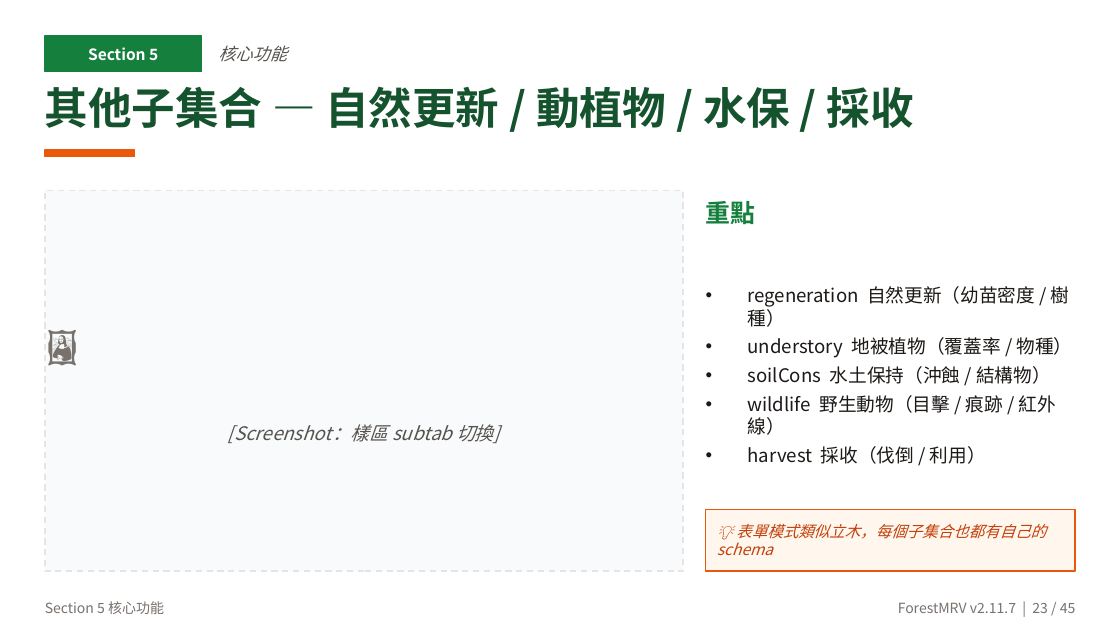
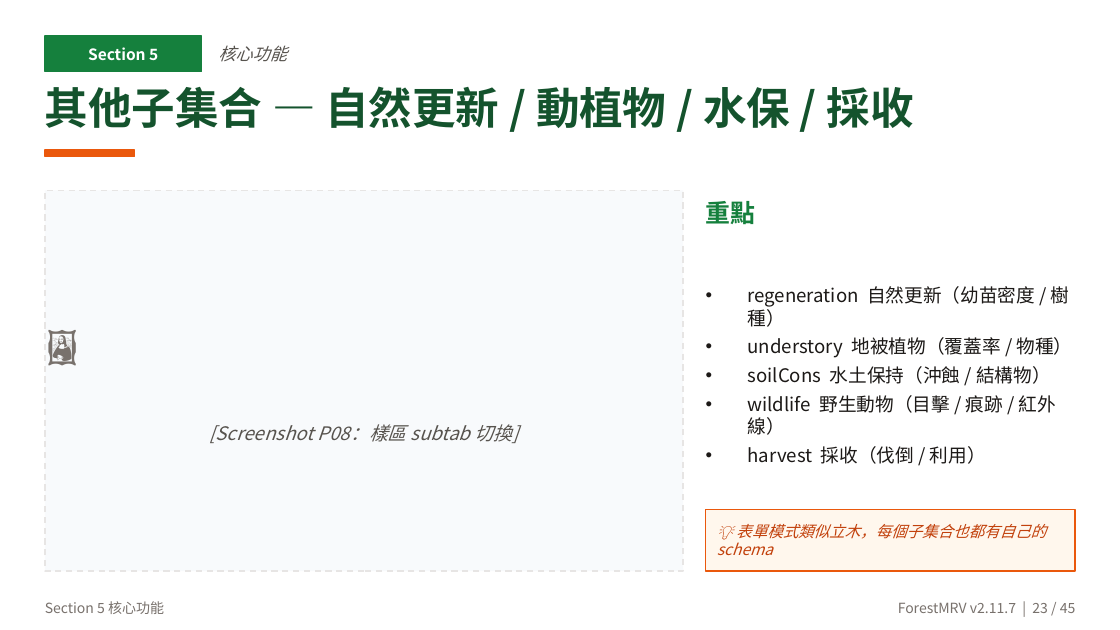
Before and after one commit to cct7366488-collab/2026-forestry-rs, a slide deck: slide 23 of reports/2026-05-mid-demo/01-簡報-ForestMRV系統介紹.pptx. Drawn at 1120x630 pixels with LibreOffice and Linux fonts; fonts in the diff are those of the drawing. Boxes give left, top, right and bottom in pixels: in the first picture for what was removed or moved away, otherwise in the second. Text is boxed around its words. In the diff, an @@ line names an element or a change of style, - is before the commit and + after.

```diff
--- a/reports/2026-05-mid-demo/01-簡報-ForestMRV系統介紹.pptx
+++ b/reports/2026-05-mid-demo/01-簡報-ForestMRV系統介紹.pptx
@@ text at <box>210,424,519,443</box>: text changed @@
-[Screenshot：樣區 subtab 切換]
+[Screenshot P08：樣區 subtab 切換]
```
Also in this commit, not shown: 13 other slides changed, 7 other files.
